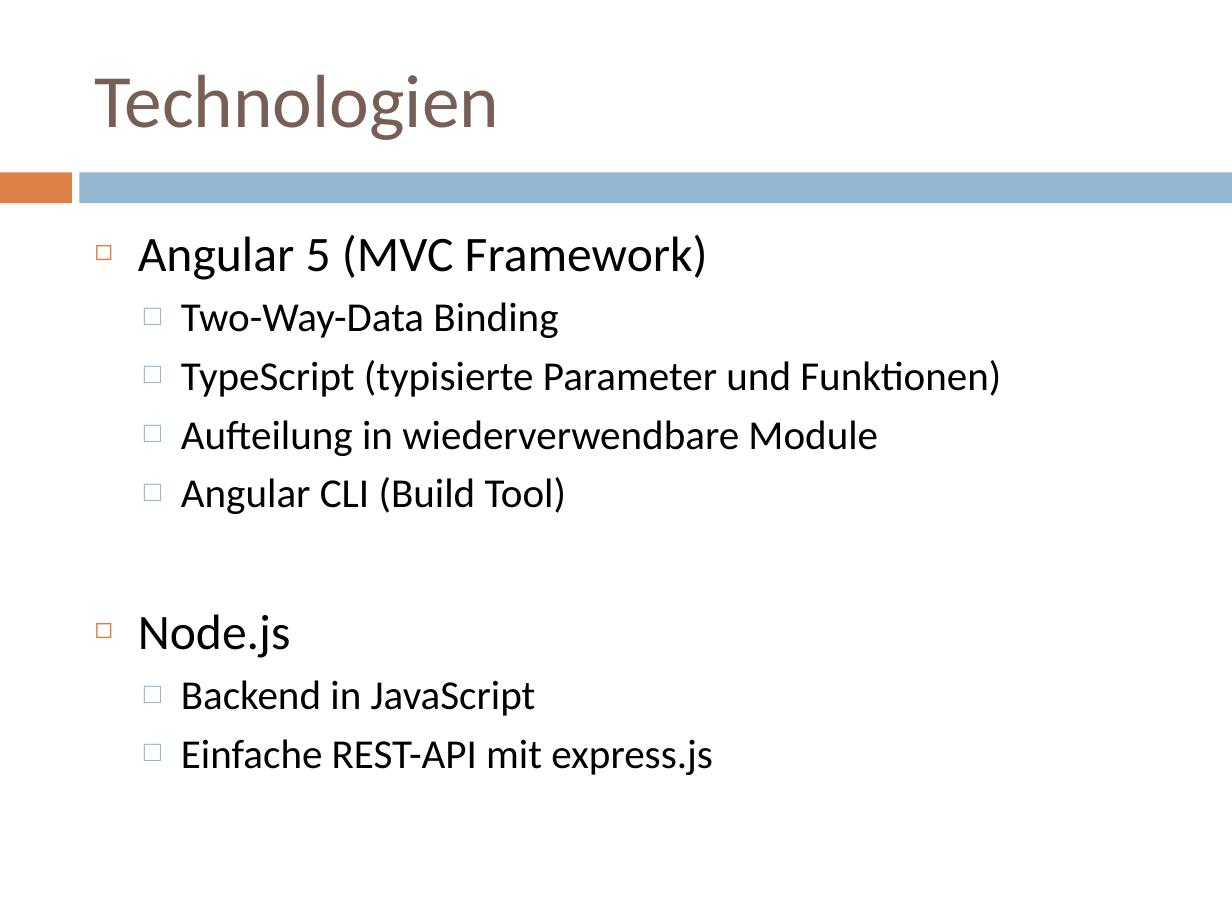
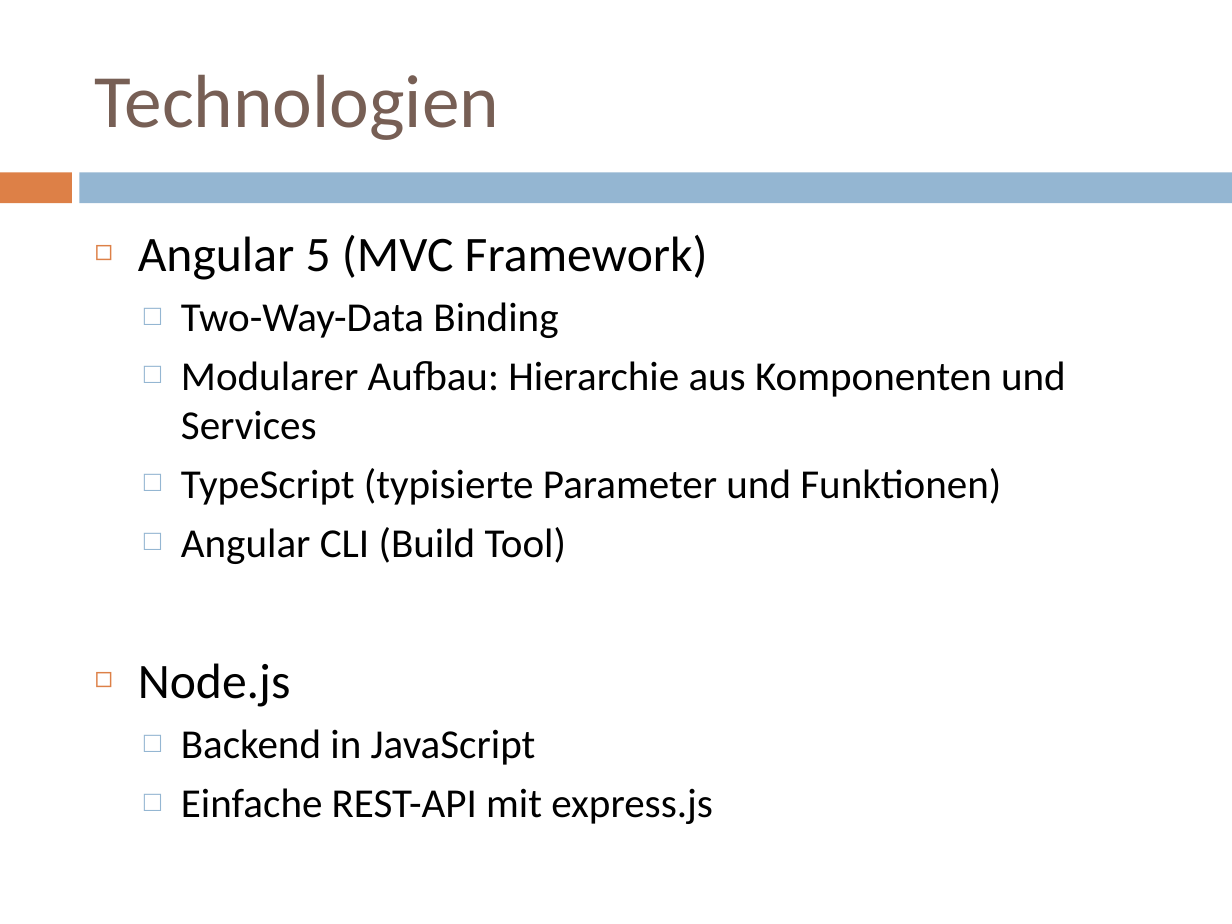
Before and after one commit to rklonner/eatBalanced, a slide deck: slide 6 of docs/EatBalanced_Presentation_Klonner.pptx. Drawn at 1232x924 pixels with LibreOffice and Linux fonts; fonts in the diff are those of the drawing. Boxes give left, top, right and bottom in pixels: in the first picture for what was removed or moved away, otherwise in the second. Text is boxed around its words. In the diff, an @@ line names an element or a change of style, - is before the commit and + after.

```diff
--- a/docs/EatBalanced_Presentation_Klonner.pptx
+++ b/docs/EatBalanced_Presentation_Klonner.pptx
@@ text at (181,361,1066,440): paragraph added @@
+  □ Modularer Aufbau: Hierarchie aus Komponenten und Services
@@ text at (181,420,878,456): paragraph removed @@
-  □ Aufteilung in wiederverwendbare Module
```
Also in this commit, not shown: 3 other slides changed, 1 other file.
